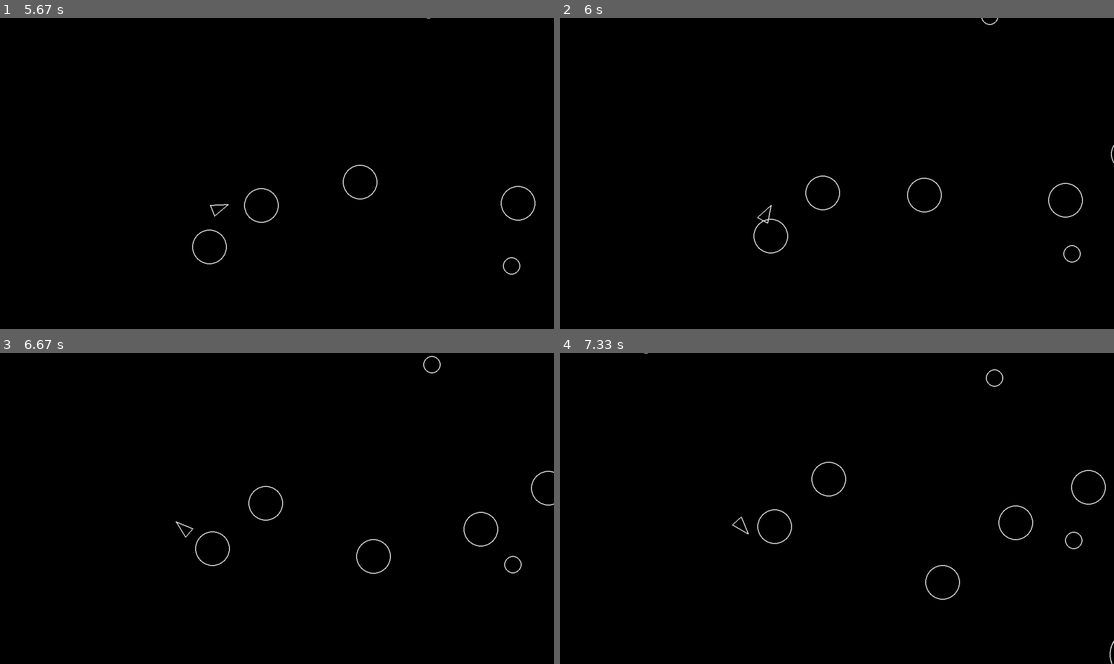
Above: before the commit, frames 1-4 (two rows, left to right).
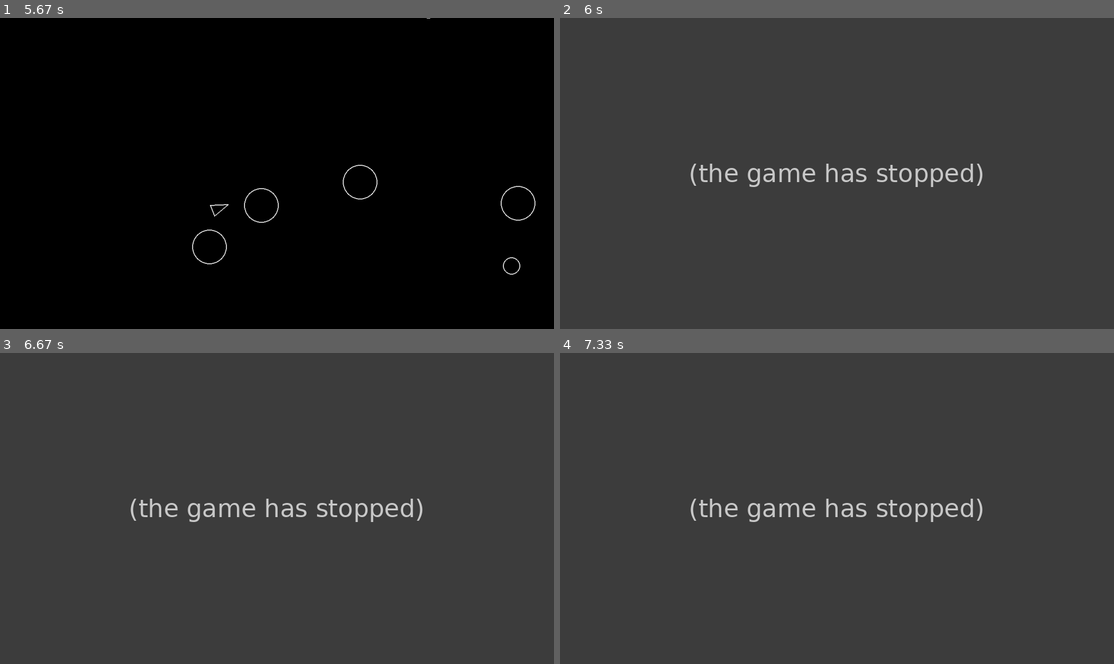
Above: after the commit, the same moments.

Repository: bran-dev00/asteroids-pygame
Game: pygame game, started from main.py
Same seed, same stepped clock (60 frames per second), same inputs: the game is played once before the commit and once after it.
Inputs:
- Up to frame 1 (5.67 s): hold A 0.33-0.87 s; hold S 0.9-1.2 s; hold A 1.23-1.63 s; hold W 1.67-2.03 s; hold D 2.07-2.7 s; hold S 2.73-3.1 s; hold A 3.13-3.6 s; hold D 3.63-4.1 s; hold W 4.13-4.43 s; hold D 4.47-4.93 s; hold A 4.97-5.5 s; hold S from 5.53 s (still down)
- Up to frame 2 (6 s): release S at 5.83 s; hold A from 5.87 s (still down)
- Up to frame 3 (6.67 s): release A at 6.27 s; hold W from 6.3 s (still down)
- Up to frame 4 (7.33 s): release W at 6.67 s; hold D from 6.7 s (still down)

Frame 1 is identical in both runs. In frame 2, 100% of the frame differs, in the area x 0-100%, y 0-100%; in frame 3, 100%; in frame 4, 100%.
After the commit the program exited at 5.93 s; later frames show no game.

Commit message:
simple collision detection

Diff:
--- a/circleshape.py
+++ b/circleshape.py
@@ -19,3 +19,9 @@
     def update(self, dt):
         # must override
         pass
+
+    def collision(self, CircleShape):
+        distance = self.position.distance_to(CircleShape.position)
+        if self.radius + CircleShape.radius >= distance:
+            return True
+        return False
--- a/main.py
+++ b/main.py
@@ -30,6 +30,11 @@
         updatable.update(dt)
         screen.fill("black")
 
+        for asteroid in asteroids:
+            if player.collision(asteroid):
+                print("GAME OVER!")
+                exit(0)
+
         for item in drawable:
             item.draw(screen)
 
